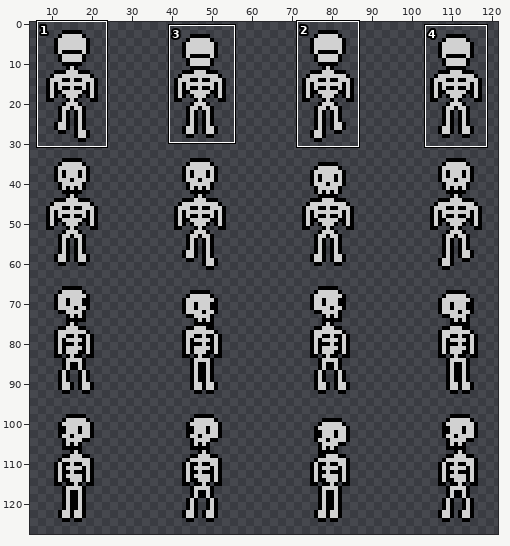
Sprite sheet -- spritesheets/skeleton/skeleton_move.png. The first picture is a wide view before the edit; the outline marks the close-up.
Close-up. Earlier state:
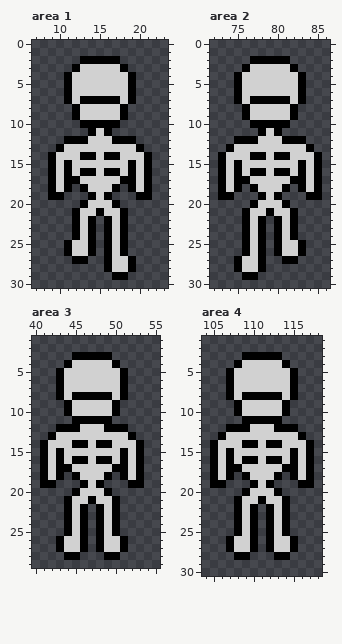
The file is 128x128 pixels. Shown: area 1: x 7..23, y 0..30; area 2: x 72..86, y 0..30; area 3: x 40..55, y 1..29; area 4: x 104..118, y 1..30. The wide view leaves out empty margins. The commit also changed other parts of the picture, which this record leaves out.
Once edited:
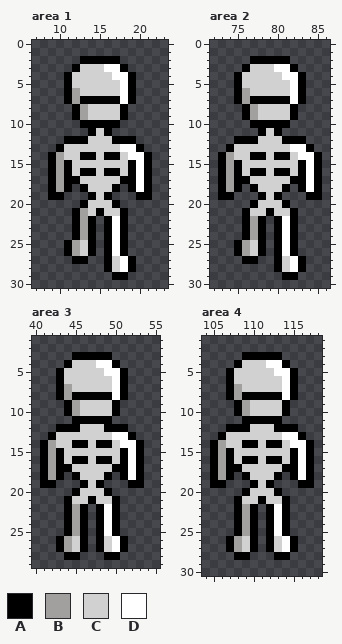
Palette (. is transparent): A #000000  B #a29f9f  C #d1d1d1  D #ffffff
Change:
Area 1:
y 3: x 16..17 CC -> DD
y 4: x 17..18 CC -> DD
y 5: x 18 C -> D
y 6..7: x 12 C -> B; x 18 C -> D
y 8..9: x 13 C -> B
y 13: x 18..19 CC -> DD
y 14: x 10 C -> B; x 19..20 CC -> DD
y 15..18: x 10 C -> B; x 20 C -> D
y 21: x 13 C -> B
y 22..24: x 13 C -> B; x 17 C -> D
y 25..26: x 12 C -> B; x 17 C -> D
y 27..28: x 18 C -> D
Area 2:
y 3: x 80..81 CC -> DD
y 4: x 81..82 CC -> DD
y 5: x 82 C -> D
y 6..7: x 76 C -> B; x 82 C -> D
y 8..9: x 77 C -> B
y 13: x 82..83 CC -> DD
y 14: x 74 C -> B; x 83..84 CC -> DD
y 15..18: x 74 C -> B; x 84 C -> D
y 22..24: x 77 C -> B; x 81 C -> D
y 25..26: x 75..76 .A -> AB; x 81..83 CCA -> DA.
y 27: x 75..78 ACCA -> .AA.; x 80..83 .AA. -> ACDA
y 28: x 75..78 ACCA -> ....; x 80..83 .... -> ACDA
y 29: x 76..77 AA -> ..; x 81..82 .. -> AA
Area 3:
y 4: x 48..49 CC -> DD
y 5: x 49..50 CC -> DD
y 6: x 50 C -> D
y 7..8: x 44 C -> B; x 50 C -> D
y 9..10: x 45 C -> B
y 13: x 50..51 CC -> DD
y 14: x 42 C -> B; x 51..52 CC -> DD
y 15..18: x 42 C -> B; x 52 C -> D
y 22..25: x 45 C -> B; x 49 C -> D
y 26..27: x 44 C -> B; x 50 C -> D
Area 4:
y 4: x 112..113 CC -> DD
y 5: x 113..114 CC -> DD
y 6: x 114 C -> D
y 7..8: x 108 C -> B; x 114 C -> D
y 9..10: x 109 C -> B
y 13: x 114..115 CC -> DD
y 14: x 106 C -> B; x 115..116 CC -> DD
y 15..18: x 106 C -> B; x 116 C -> D
y 22..25: x 109 C -> B; x 113 C -> D
y 26..27: x 108 C -> B; x 114 C -> D
Where, in picture pixels (left, top, right, bottom), the same in both close-ups:
changed: (56, 64, 144, 272)
changed: (226, 64, 314, 280)
changed: (48, 360, 136, 480)
changed: (64, 504, 80, 552)
changed: (104, 504, 120, 552)
changed: (218, 360, 306, 480)
changed: (234, 504, 250, 552)
changed: (274, 504, 290, 552)
